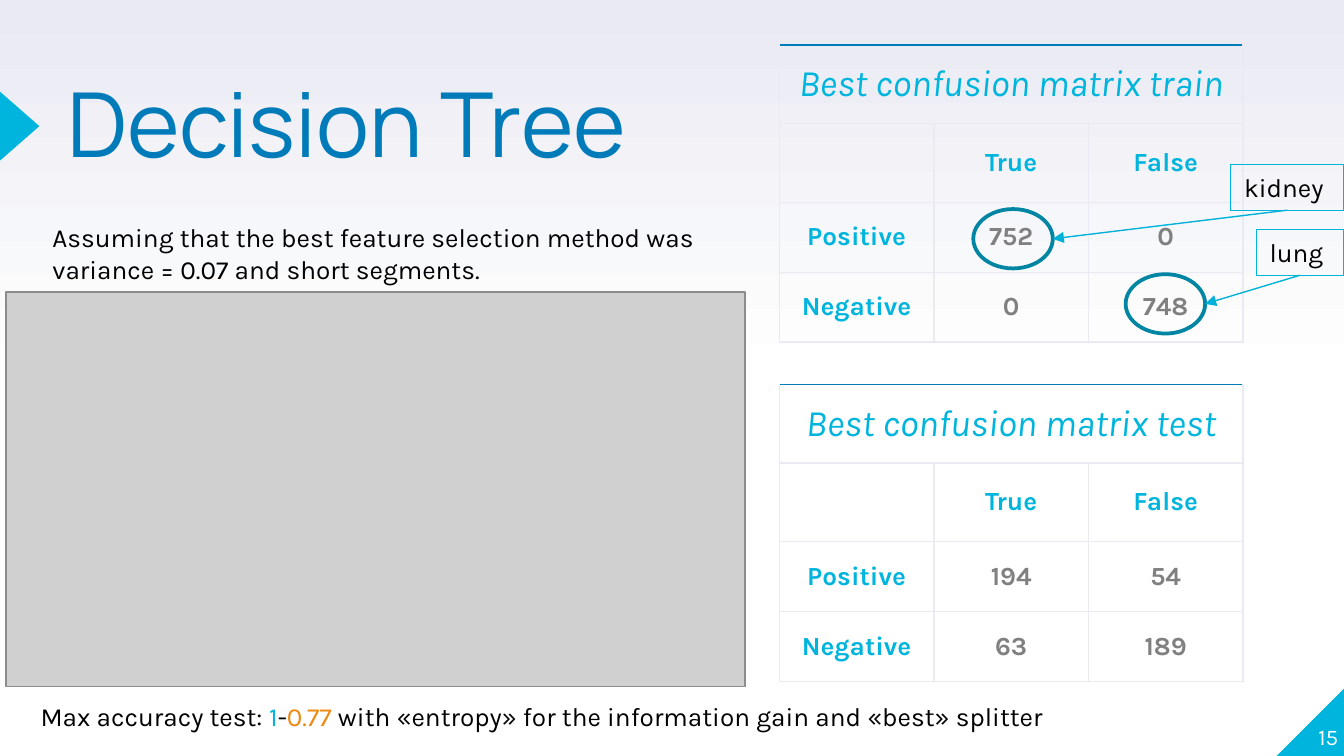
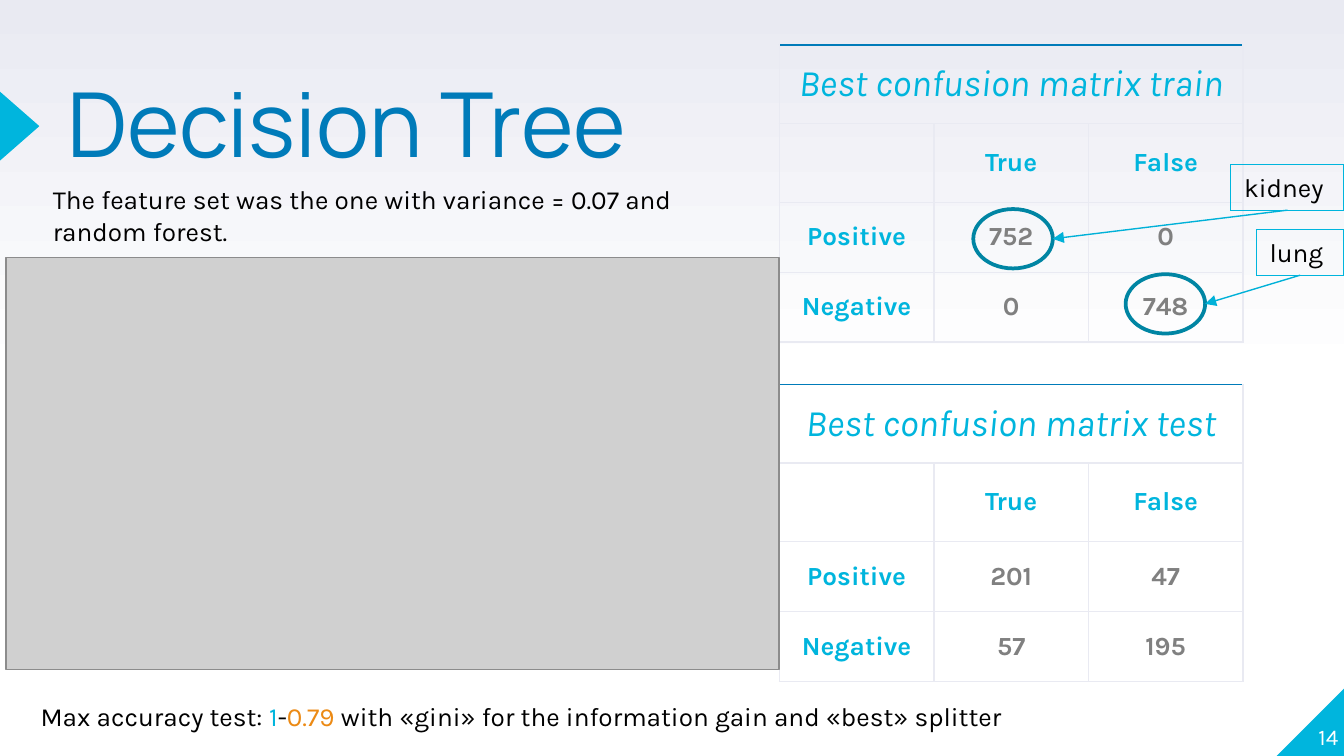
Before and after one commit to veneresabrina/Bioinfo, a slide deck: slide 14 of PRESENTAZIONE.pptx (slide 15 before the commit). Drawn at 1344x756 pixels with LibreOffice and Linux fonts; fonts in the diff are those of the drawing; grey boxes stand for pictures. Boxes give left, top, right and bottom in pixels: in the first picture for what was removed or moved away, otherwise in the second. Text is boxed around its words. In the diff, an @@ line names an element or a change of style, - is before the commit and + after.

```diff
--- a/PRESENTAZIONE.pptx
+++ b/PRESENTAZIONE.pptx
@@ text at [53, 191, 671, 242]: text changed @@
-Assuming that the best feature selection method was variance = 0.07 and short segments.
+The feature set was the one with variance = 0.07 and random forest.
@@ picture: place and size @@
-picture at [7, 292, 746, 687]
+picture at [5, 258, 778, 671]
@@ table at [780, 384, 1243, 681] @@
-row 3, column 2: 194
+row 3, column 2: 201
-row 3, column 3: 54
+row 3, column 3: 47
-row 4, column 2: 63
+row 4, column 2: 57
-row 4, column 3: 189
+row 4, column 3: 195
@@ text at [41, 708, 1002, 732]: text changed @@
-Max accuracy test: 1-0.77 with «entropy» for the information gain and «best» splitter
+Max accuracy test: 1-0.79 with «gini» for the information gain and «best» splitter
@@ page number at [1318, 730, 1338, 745]: text changed @@
-15
+14
```
Also in this commit, not shown: 9 other slides changed, 2 slides removed.
